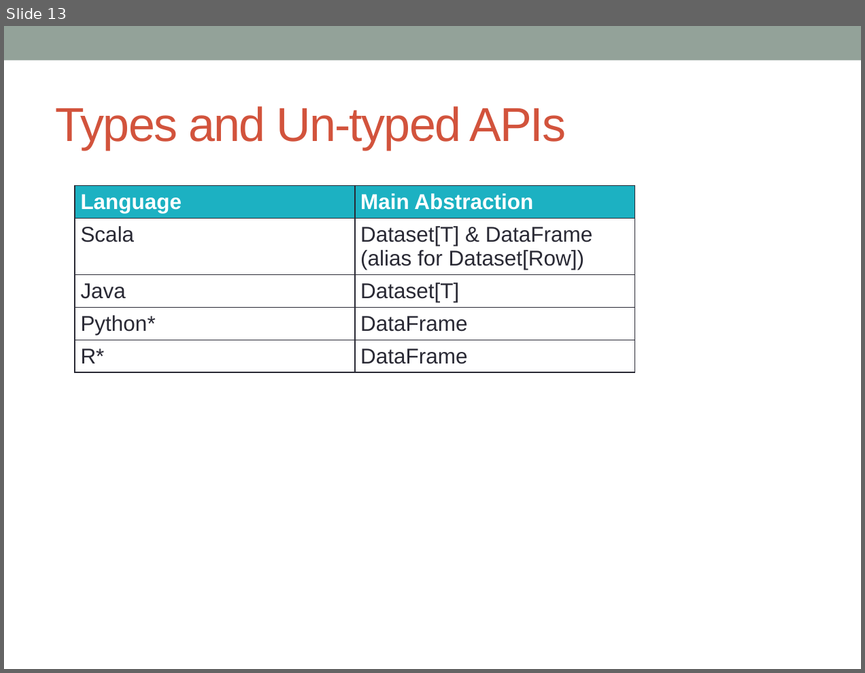
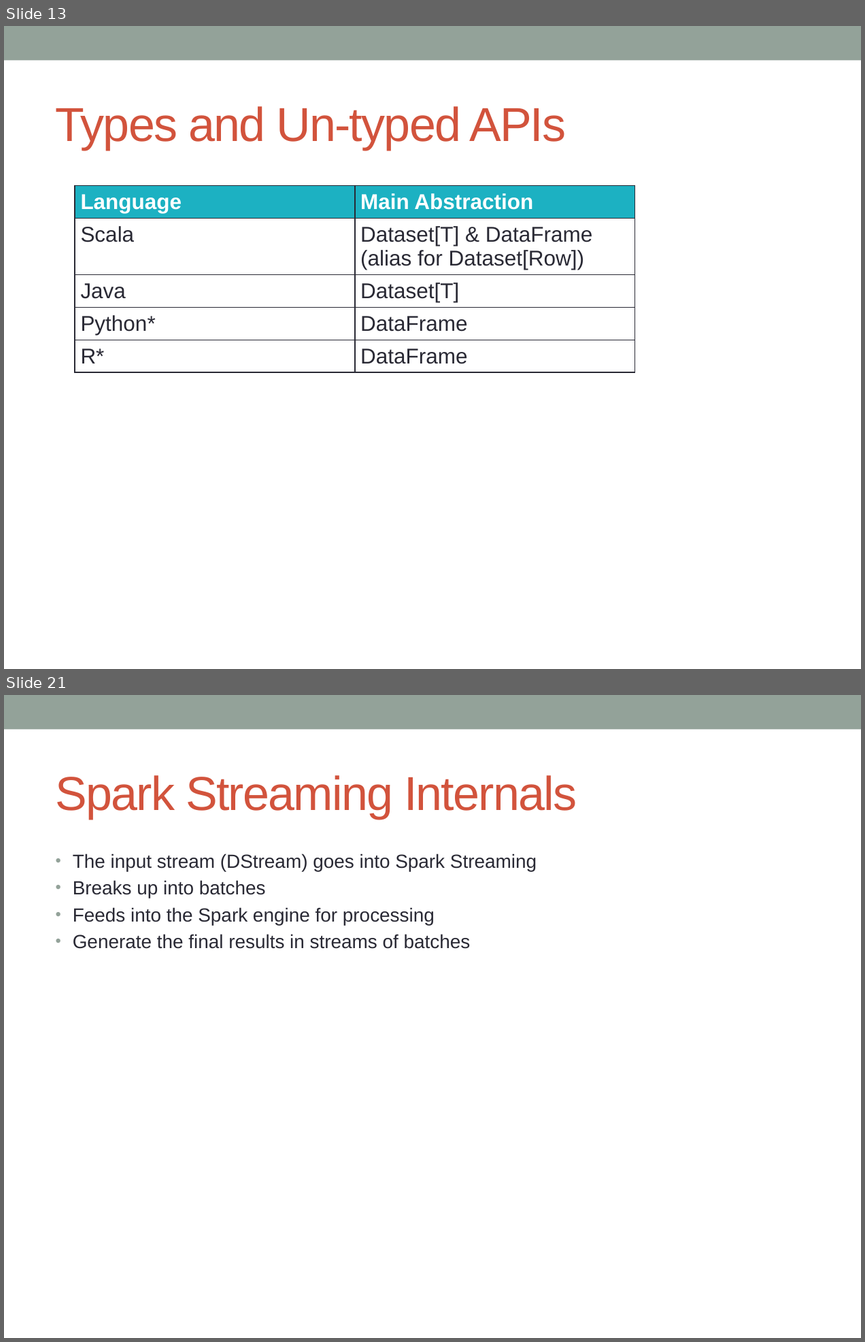
Before and after one commit to notionquest/ProjectDocumentation, a slide deck: Spark.pptx. Shown one above the other, each under a label of ours: slide 13 before the commit, slides 13 and 21 after it; the slides between them are not shown. The pictures are 865x673 and 865x1342 pixels, drawn with LibreOffice and Linux fonts; fonts in the diff are those of the drawing. Boxes give left, top, right and bottom in pixels: in the first picture for what was removed or moved away, otherwise in the second. Text is boxed around its words. In the diff, an @@ line names an element or a change of style, - is before the commit and + after.

```diff
--- a/Spark.pptx
+++ b/Spark.pptx
@@ slide 21 added at <box>4,695,861,1338</box>, background #FFFFFF; not listed: 1 template element that a slide beside it also shows @@
@@ title added at <box>56,775,577,819</box>, 40 pt, text #D2533C @@
+Spark Streaming Internals
@@ text added at <box>73,853,536,949</box>, 16 pt, text #292934 @@
+• The input stream (DStream) goes into Spark Streaming
+• Breaks up into batches
+• Feeds into the Spark engine for processing
+• Generate the final results in streams of batches
```
Also in this commit, not shown: 1 slide changed, 17 other slides added.
